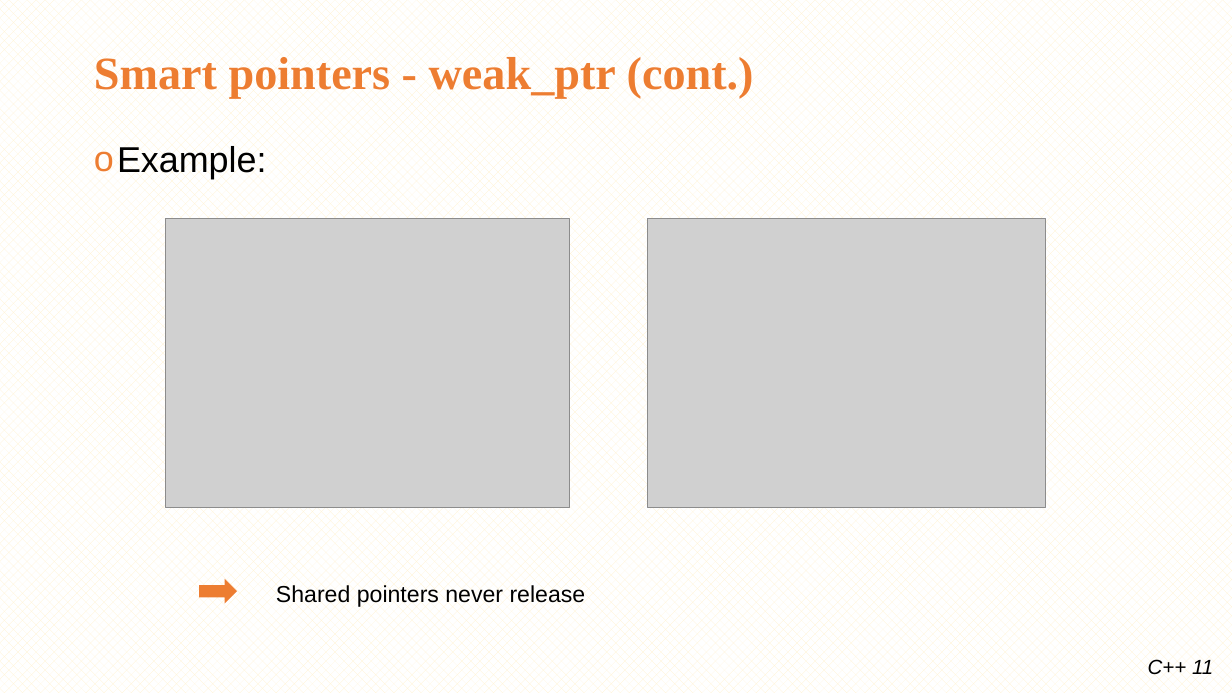
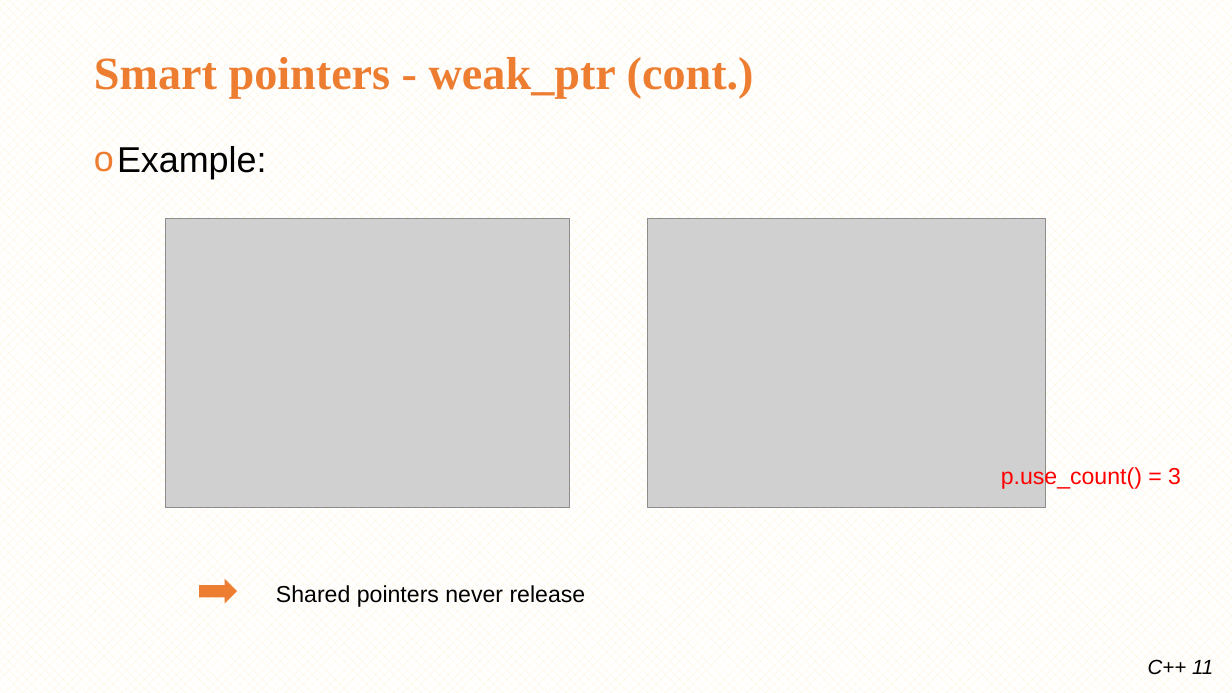
Before and after one commit to minhthedt/hello-world, a slide deck: slide 27 of Training/LG_Training_C++11.pptx. Drawn at 1232x693 pixels with LibreOffice and Linux fonts; fonts in the diff are those of the drawing; grey boxes stand for pictures; background and template pictures are left out. Boxes give left, top, right and bottom in pixels: in the first picture for what was removed or moved away, otherwise in the second. Text is boxed around its words. In the diff, an @@ line names an element or a change of style, - is before the commit and + after.

```diff
--- a/Training/LG_Training_C++11.pptx
+++ b/Training/LG_Training_C++11.pptx
@@ text added at [1001,465,1181,489], 18 pt, text #FF0000 @@
+p.use_count() = 3
```
Also in this commit, not shown: 1 other slide changed, 1 slide added, 8 other files.
